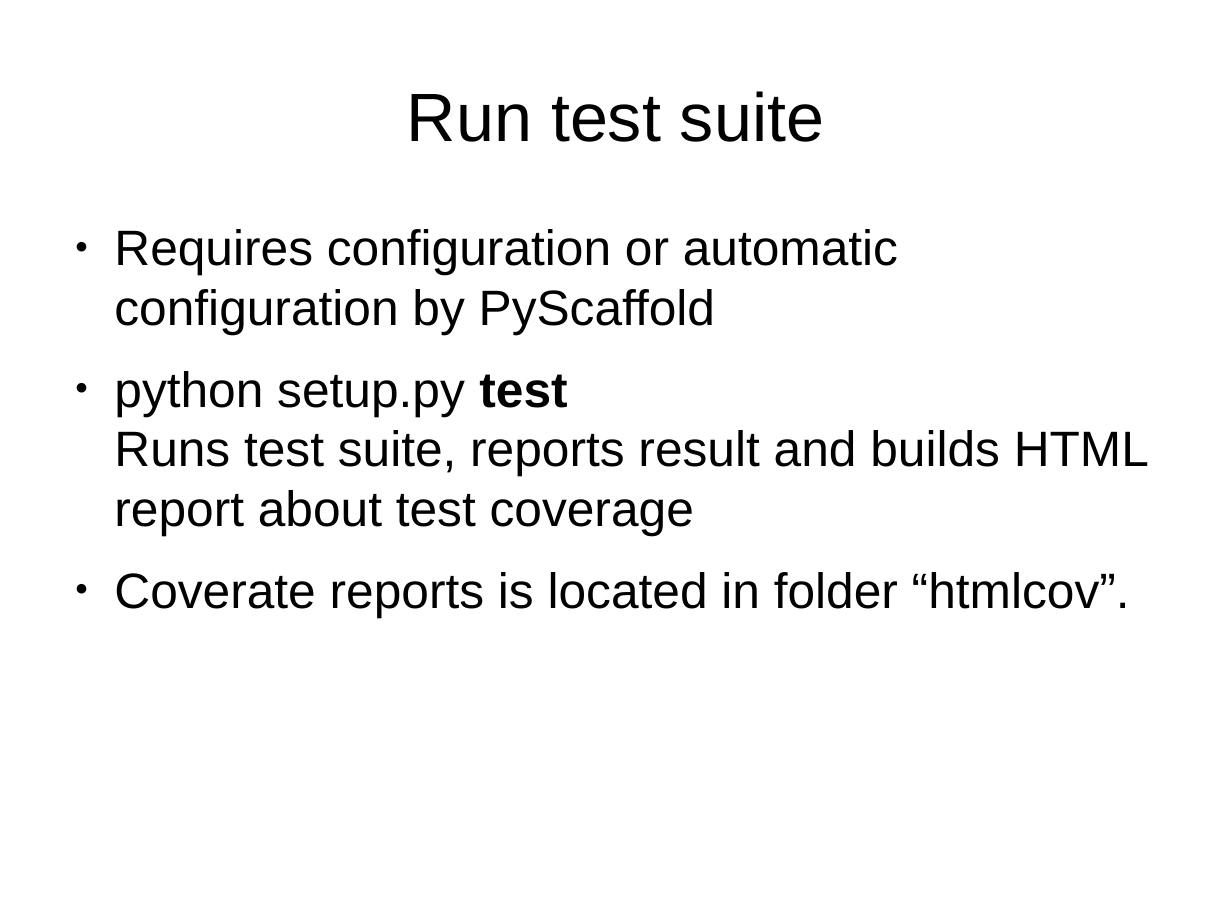
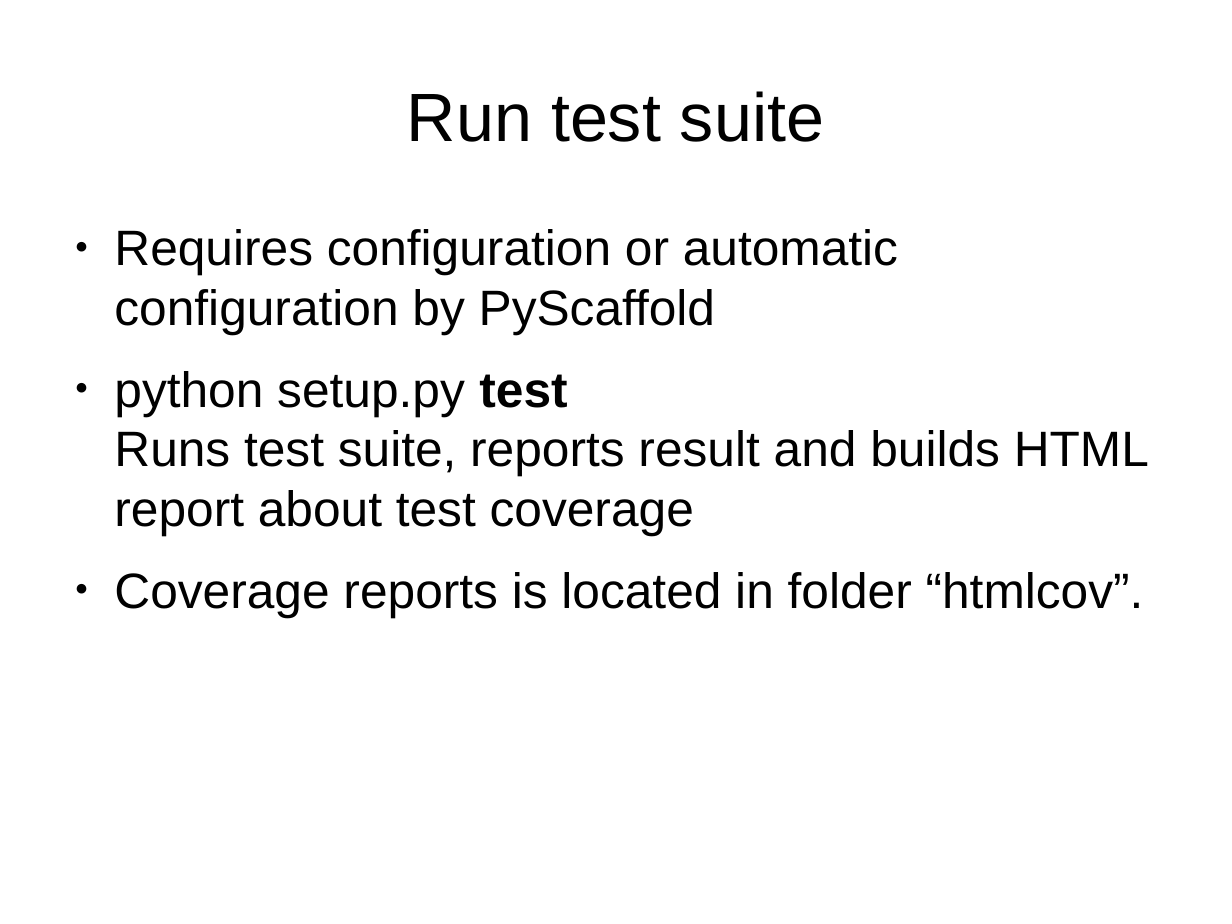
Before and after one commit to roskakori/talks, a slide deck: slide 33 of pygraz/opensourceprojects/Open source projects with Python.odp (slide 32 before the commit). Drawn at 1232x924 pixels with LibreOffice and Linux fonts; fonts in the diff are those of the drawing. Boxes give left, top, right and bottom in pixels: in the first picture for what was removed or moved away, otherwise in the second. Text is boxed around its words. In the diff, an @@ line names an element or a change of style, - is before the commit and + after.

```diff
--- a/pygraz/opensourceprojects/Open source projects with Python.odp
+++ b/pygraz/opensourceprojects/Open source projects with Python.odp
@@ text at bbox=[114, 572, 1144, 617]: text changed @@
-● Coverate reports is located in folder “htmlcov”.
+● Coverage reports is located in folder “htmlcov”.
```
Also in this commit, not shown: 12 other slides changed, 10 slides added, 2 slides removed.
